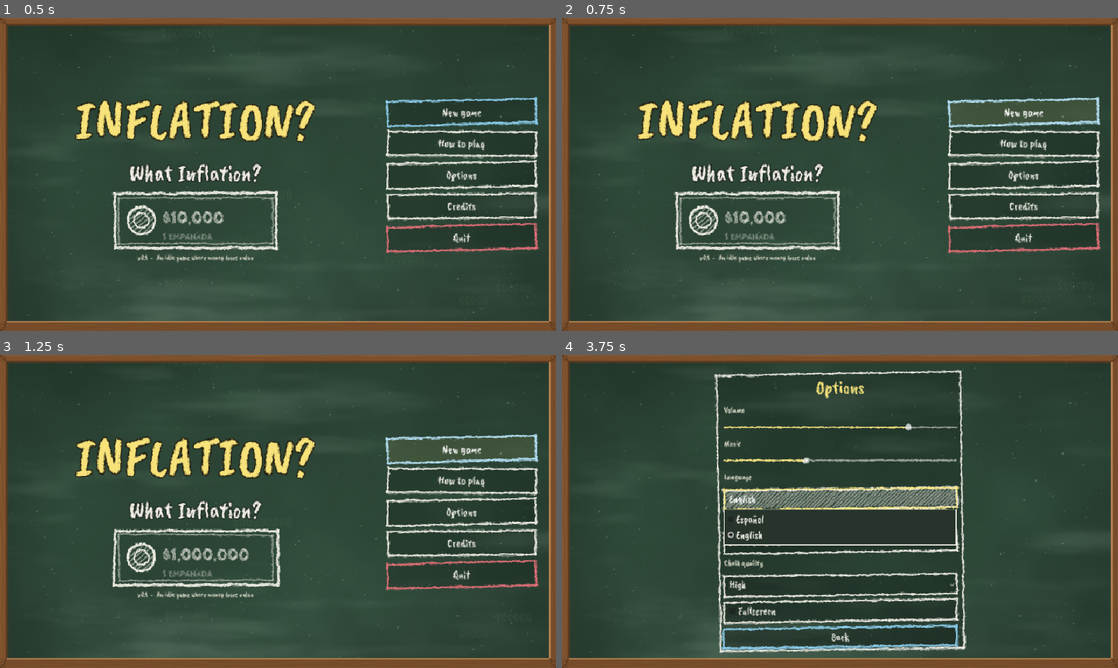
Above: before the commit, frames 1-4 (two rows, left to right).
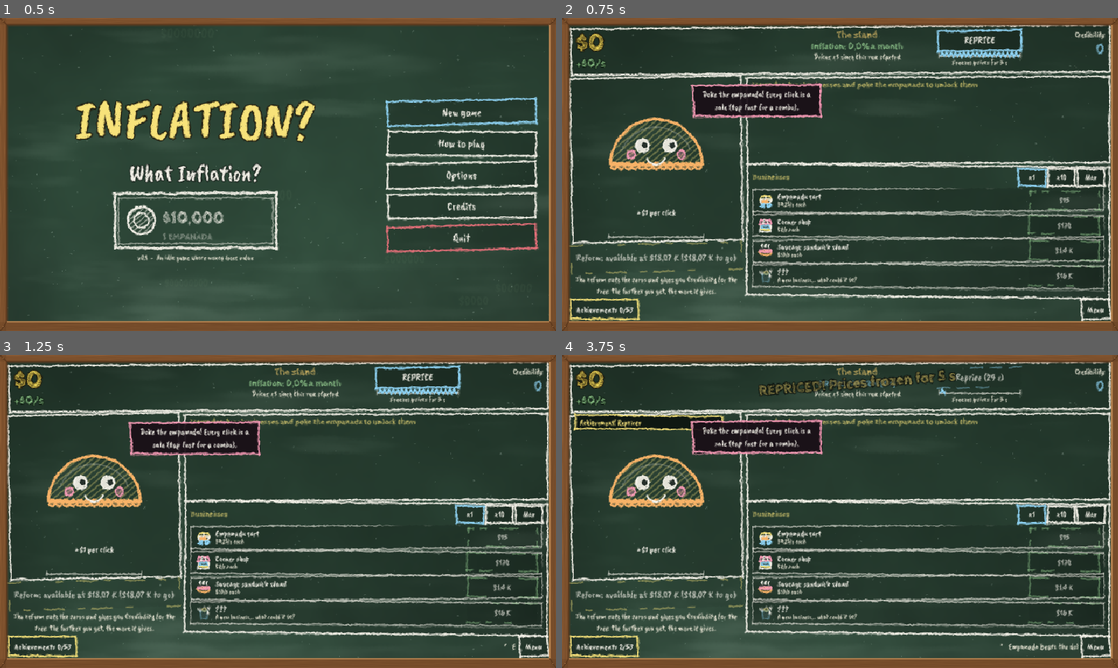
Above: after the commit, the same moments.

Repository: agusmoscato/INFLATION-What-Inflation-
Game: Godot game, scene res://scenes/Main.tscn
The game is run twice, just before and just after one commit, with the same random seed, the same clock (stepped at 60 frames per second) and the same inputs.
Inputs (mouse positions are in pixels of both pictures, inside the frame that each line leads up to):
- Up to frame 1 (0.5 s): no input
- Up to frame 2 (0.75 s): click "New game" at 0.5 s
- Up to frame 3 (1.25 s): no input
- Up to frame 4 (3.75 s): click (1023, 448) at 1.25 s, where only the run before the commit has a clickable "New game"; click (979, 376) at 2 s, where only the run after the commit has a clickable "REPRICE"; click (1029, 514) at 2.75 s, where only the run after the commit has a clickable "x1"; click (840, 498) at 3.5 s, where only the run before the commit has a clickable "English"

Frame 1 is identical in both runs. In frame 2, 27% of the frame differs, in the area x 1-99%, y 2-97%; in frame 3, 27%; in frame 4, 27%.
Error before the commit: Parse Error: Static function "upgrade_condition_text()" not found in base "EconomyLogic". (res://scripts/ui/game_screen.gd:729)

Commit message:
Mejoras que nunca se acaban: 8 niveles más por negocio (75 a 500 unidades), 7 de clic por total de clics, 10 sinergias de +1 % y campañas de publicidad sin fin; Próximas con condición; QA: nunca más de 20 s sin una mejora a tiro en la primera hora (punto 3)
Co-Authored-By: Claude Opus 5.5 <noreply@anthropic.com>

Diff:
--- a/data/balance.json
+++ b/data/balance.json
@@ -20,7 +20,7 @@
   "brake_soft": 0.7,
   "reach_s": 600.0,
   "reach_cps": 3.0,
-  "reveal_pace_early": 20.0,
+  "reveal_pace_early": 10.0,
   "reveal_pace": 2.0,
   "slow_runs": 3,
   "stuck_s": 15.0,
--- a/data/upgrades.json
+++ b/data/upgrades.json
@@ -128,5 +128,142 @@
       "cost": "5e9",
       "value": 2.0
     }
-  ]
+  ],
+  "per_business_levels": {
+    "owned": [
+      75,
+      100,
+      150,
+      200,
+      250,
+      300,
+      400,
+      500
+    ],
+    "units_cost": 50,
+    "mult": 2.0
+  },
+  "click_total": [
+    {
+      "id": "clickt_1",
+      "clicks": 1500,
+      "type": "click_mult",
+      "value": 2.0,
+      "cost_s": 45
+    },
+    {
+      "id": "clickt_2",
+      "clicks": 4000,
+      "type": "click_pct",
+      "value": 0.01,
+      "cost_s": 60
+    },
+    {
+      "id": "clickt_3",
+      "clicks": 8000,
+      "type": "click_mult",
+      "value": 2.0,
+      "cost_s": 75
+    },
+    {
+      "id": "clickt_4",
+      "clicks": 15000,
+      "type": "click_pct",
+      "value": 0.01,
+      "cost_s": 90
+    },
+    {
+      "id": "clickt_5",
+      "clicks": 25000,
+      "type": "click_mult",
+      "value": 3.0,
+      "cost_s": 105
+    },
+    {
+      "id": "clickt_6",
+      "clicks": 40000,
+      "type": "click_pct",
+      "value": 0.02,
+      "cost_s": 120
+    },
+    {
+      "id": "clickt_7",
+      "clicks": 60000,
+      "type": "click_mult",
+      "value": 3.0,
+      "cost_s": 120
+    }
+  ],
+  "synergy_small": [
+    {
+      "id": "syn_6",
+      "a": "kiosco",
+      "b": "choripan",
+      "pct": 0.01
+    },
+    {
+      "id": "syn_7",
+      "a": "empanadas",
+      "b": "choripan",
+      "pct": 0.01
+    },
+    {
+      "id": "syn_8",
+      "a": "choripan",
+      "b": "lavadero",
+      "pct": 0.01
+    },
+    {
+      "id": "syn_9",
+      "a": "kiosco",
+      "b": "panaderia",
+      "pct": 0.01
+    },
+    {
+      "id": "syn_10",
+      "a": "lavadero",
+      "b": "almacen",
+      "pct": 0.01
+    },
+    {
+      "id": "syn_11",
+      "a": "almacen",
+      "b": "remiseria",
+      "pct": 0.01
+    },
+    {
+      "id": "syn_12",
+      "a": "panaderia",
+      "b": "fabrica",
+      "pct": 0.01
+    },
+    {
+      "id": "syn_13",
+      "a": "fabrica",
+      "b": "imprenta",
+      "pct": 0.01
+    },
+    {
+      "id": "syn_14",
+      "a": "remiseria",
+      "b": "holding",
+      "pct": 0.01
+    },
+    {
+      "id": "syn_15",
+      "a": "imprenta",
+      "b": "holding",
+      "pct": 0.01
+    }
+  ],
+  "synergy_small_req": 5,
+  "synergy_small_cost_mult": "20",
+  "promo": {
+    "levels": 80,
+    "value": 1.03,
+    "first_req": 1,
+    "cost_s": 4.0,
+    "cost_growth": 1.08,
+    "names": 8
+  }
 }
--- a/scripts/core/economy_logic.gd
+++ b/scripts/core/economy_logic.gd
@@ -379,6 +379,13 @@
 			return business_available(m, def) and m.owned_count(u["biz"]) >= int(u["req"])
 		"click":
 			return m.run_clicks >= int(u["req"])
+		"clicktotal":
+			return m.clicks >= int(u["req"])
+		"promo":
+			var lvl: int = int(u["level"])
+			if lvl == 1:
+				return m.total_businesses() >= int(u["req"])
+			return m.upgrades.has("promo_%d" % (lvl - 1))
 		"syn":
 			return m.owned_count(u["biz"]) >= int(u["req"]) and m.owned_count(u["other"]) >= int(u["req"])
 		"global":
@@ -386,8 +393,12 @@
 	return false
 
 
+## Precio × P. Las de precio "en segundos de ingreso" (clic por total de clics, campañas) se ajustan a tu economía.
 static func upgrade_cost(m: GameModel, u: Dictionary) -> BigNumber:
-	return u["cost"].mul(cost_factor(m))
+	var c: BigNumber = u["cost"]
+	if u.has("cost_s"):
+		c = BigNumber.max_of(c, steady_income(m).mul_f(float(u["cost_s"])))
+	return c.mul(cost_factor(m))
 
 
 ## Ingreso "de todos los días": producción sin frenesí ni eventos más unos clics tranquilos por segundo.
@@ -417,15 +428,64 @@
 	return out
 
 
+## La condición que falta para que una mejora se desbloquee (para mostrar en "Próximas"). "" si ya está desbloqueada.
+static func upgrade_condition(m: GameModel, u: Dictionary) -> Dictionary:
+	match str(u["kind"]):
+		"biz", "syn":
+			return {"biz": str(u["biz"]), "n": int(u["req"]), "have": m.owned_count(u["biz"])}
+		"click":
+			return {"clicks": int(u["req"]), "have": m.run_clicks}
+		"clicktotal":
+			return {"clicks_total": int(u["req"]), "have": m.clicks}
+	return {}
+
+
+## Mejoras que se desbloquean pronto (falta poco de su condición), para "Próximas".
+static func soon_upgrades(m: GameModel, limit: int) -> Array:
+	var out: Array = []
+	for u in GameData.upgrades:
+		if m.upgrades.has(u["id"]) or upgrade_visible(m, u):
+			continue
+		var c: Dictionary = upgrade_condition(m, u)
+		if c.is_empty():
+			continue
+		var need: int = int(c.get("n", c.get("clicks", c.get("clicks_total", 0))))
+		var have: int = int(c["have"])
+		if str(u["kind"]) == "syn":
+			have = mini(m.owned_count(u["biz"]), m.owned_count(u["other"]))
+		if have >= need * 0.6 and (str(u["kind"]) != "biz" or business_available(m, GameData.businesses[GameData.business_idx[u["biz"]]])):
+			out.append(u)
+	out.sort_custom(func(a: Dictionary, b: Dictionary) -> bool: return a["cost"].lt(b["cost"]))
+	return out.slice(0, limit)
+
+
 ## "Próximas": desbloqueadas pero todavía lejos (más de `reach_s` de ingreso). Las más baratas primero.
 ## (Las que ya están al alcance esperan su turno sin mostrarse: aparecen de a una, como novedad.)
+## Después vienen las que se desbloquean pronto, con su condición ("a los 150 carritos").
 static func upcoming_upgrades(m: GameModel, limit: int = 4) -> Array:
 	var out: Array = []
 	for u in GameData.upgrades:
 		if upgrade_visible(m, u) and not m.revealed.has(u["id"]) and not upgrade_in_reach(m, u):
 			out.append(u)
-	out.sort_custom(func(a: Dictionary, b: Dictionary) -> bool: return a["cost"].lt(b["cost"]))
+	out.sort_custom(func(a: Dictionary, b: Dictionary) -> bool: return upgrade_cost(m, a).lt(upgrade_cost(m, b)))
+	if out.size() < limit:
+		out.append_array(soon_upgrades(m, limit - out.size()))
 	return out.slice(0, limit)
+
+
+## Texto de la condición que falta ("a los 150 carritos", "a los 4.000 clics"); "" si ya está desbloqueada.
+static func upgrade_condition_text(m: GameModel, u: Dictionary) -> String:
+	if upgrade_visible(m, u):
+		return ""
+	var c: Dictionary = upgrade_condition(m, u)
+	if c.has("biz"):
+		var other: String = (" y %d " % int(c["n"]) + TranslationServer.translate("biz.%s.pl" % u["other"]).to_lower()) if str(u["kind"]) == "syn" else ""
+		return TranslationServer.translate("ui.upg.cond_biz") % [int(c["n"]), TranslationServer.translate("biz.%s.pl" % c["biz"]).to_lower() + other]
+	if c.has("clicks"):
+		return TranslationServer.translate("ui.upg.cond_clicks") % int(c["clicks"])
+	if c.has("clicks_total"):
+		return TranslationServer.translate("ui.upg.cond_clicks_total") % int(c["clicks_total"])
+	return ""
 
 
 ## Revela la próxima mejora al alcance (la más barata). Devuelve su id o "".
@@ -549,6 +609,15 @@
 		if upgrade_shown(m, u) and upgrade_cost(m, u).le(m.money):
 			return true
 	return TreeLogic.any_affordable(m)
+
+
+## ¿Hay alguna mejora de la fila que se pueda comprar ya o juntando como mucho `secs` segundos de ingreso?
+static func any_upgrade_affordable(m: GameModel, secs: float = 0.0) -> bool:
+	var budget: BigNumber = m.money.add(steady_income(m).mul_f(secs))
+	for u in GameData.upgrades:
+		if upgrade_shown(m, u) and upgrade_cost(m, u).le(budget):
+			return true
+	return false
 
 
 static func cheapest_business(m: GameModel) -> BigNumber:
--- a/scripts/core/game_data.gd
+++ b/scripts/core/game_data.gd
@@ -116,12 +116,49 @@
 				"fx": {"type": "biz_mult", "value": float(t["mult"]), "biz": b["id"]},
 				"name_key": "upg.biz_" + str(t["suffix"]), "desc_key": "upg.biz.d", "icon": b["id"],
 			})
+	# niveles altos por negocio: x2 a las 75, 100, 150... unidades; cuestan ~50 unidades de ese nivel
+	var lv: Dictionary = ud["per_business_levels"]
+	for b in businesses:
+		var k: int = 5
+		for n in lv["owned"]:
+			_add_upgrade({
+				"id": "%s_%d" % [b["id"], k], "kind": "biz", "biz": b["id"], "req": int(n),
+				"cost": b["base_cost"].mul(BigNumber.from_float(1.15).pow_f(float(n))).mul_f(float(lv["units_cost"])),
+				"fx": {"type": "biz_mult", "value": float(lv["mult"]), "biz": b["id"]},
+				"name_key": "upg.biz_%d" % k, "desc_key": "upg.biz.d", "icon": b["id"],
+			})
+			k += 1
 	for c in ud["click"]:
 		_add_upgrade({
 			"id": c["id"], "kind": "click", "biz": "", "req": int(c["clicks"]),
 			"cost": BigNumber.from_string(str(c["cost"])),
 			"fx": {"type": str(c["type"]), "value": float(c["value"])},
 			"name_key": "upg." + str(c["id"]), "desc_key": "upg.%s.d" % c["id"], "icon": "empanada",
+		})
+	# de clic por el total de clics (en toda la partida); el precio se ajusta a tu ingreso
+	for c in ud["click_total"]:
+		_add_upgrade({
+			"id": c["id"], "kind": "clicktotal", "biz": "", "req": int(c["clicks"]),
+			"cost": BigNumber.from_float(100.0), "cost_s": float(c["cost_s"]),
+			"fx": {"type": str(c["type"]), "value": float(c["value"])},
+			"name_key": "upg." + str(c["id"]), "desc_key": "upg.%s.d" % c["id"], "icon": "empanada",
+		})
+	for s in ud["synergy_small"]:
+		var o2: Dictionary = businesses[business_idx[s["b"]]]
+		_add_upgrade({
+			"id": s["id"], "kind": "syn", "biz": s["a"], "other": s["b"], "req": int(ud["synergy_small_req"]),
+			"cost": o2["base_cost"].mul(BigNumber.from_string(str(ud["synergy_small_cost_mult"]))),
+			"fx": {"type": "synergy", "value": float(s["pct"]), "biz": s["a"], "other": s["b"]},
+			"name_key": "upg." + str(s["id"]), "desc_key": "upg.syn.d", "icon": s["a"],
+		})
+	# campañas de publicidad: nunca se acaban (todo x1,05; cada una cuesta más segundos de ingreso que la anterior)
+	var pr: Dictionary = ud["promo"]
+	for i in range(int(pr["levels"])):
+		_add_upgrade({
+			"id": "promo_%d" % (i + 1), "kind": "promo", "biz": "", "req": int(pr["first_req"]), "level": i + 1,
+			"cost": BigNumber.from_float(50.0), "cost_s": float(pr["cost_s"]) * pow(float(pr["cost_growth"]), float(i)),
+			"fx": {"type": "all_mult", "value": float(pr["value"])},
+			"name_key": "upg.promo_%d" % (i % int(pr["names"])), "desc_key": "upg.promo.d", "icon": "star",
 		})
 	for s in ud["synergy"]:
 		var other: Dictionary = businesses[business_idx[s["b"]]]
@@ -209,6 +246,8 @@
 static func upgrade_title(u: Dictionary) -> String:
 	if u["kind"] == "biz":
 		return TranslationServer.translate(u["name_key"]) % TranslationServer.translate("biz." + str(u["biz"]))
+	if u["kind"] == "promo":
+		return "%s (%d)" % [TranslationServer.translate(u["name_key"]), int(u["level"])]
 	return TranslationServer.translate(u["name_key"])
 
 
--- a/scripts/ui/main.gd
+++ b/scripts/ui/main.gd
@@ -480,6 +480,8 @@
 	var gap_at: float = 0.0
 	var first_reform: float = -1.0
 	var min_cred: int = 1 << 30
+	var last_upg: float = 0.0
+	var max_upg_gap: float = 0.0
 	var run_start: float = 0.0
 	var run1_time: float = -1.0
 	var run1_money: BigNumber = null
@@ -517,10 +519,16 @@
 				max_gap = gt - last_afford
 				gap_at = gt
 			last_afford = gt
+		if gt <= 3600.0 and EconomyLogic.any_upgrade_affordable(m, 20.0):
+			max_upg_gap = maxf(max_upg_gap, gt - last_upg)
+			last_upg = gt
+		var upg_before: int = m.upgrades.size()
 		var bought_before: int = m.total_businesses() + m.upgrades.size() + TreeLogic.count(m)
 		var s: Dictionary = bot.step(m, dt)
 		if m.total_businesses() + m.upgrades.size() + TreeLogic.count(m) > bought_before:
 			last_afford = gt
+		if m.upgrades.size() > upg_before and s.is_empty():
+			last_upg = gt
 		Economy.flush()
 		if not s.is_empty():
 			min_cred = mini(min_cred, int(s["cred"]))
@@ -557,6 +565,8 @@
 		failures.append("NO HUBO NINGUNA REFORMA EN %s" % _fmt_t(gt))
 	if max_gap > 20.0:
 		failures.append("PASARON %.0f s SIN PODER COMPRAR NI REFORMAR (hasta el %s; máximo 20 s)" % [max_gap, _fmt_t(gap_at)])
+	if max_upg_gap > 20.0:
+		failures.append("PASARON %.0f s SIN NINGUNA MEJORA A TIRO (comprable ya o juntando 20 s; máximo 20 s en la primera hora)" % max_upg_gap)
 	if min_cred < 5 and first_reform >= 0.0:
 		failures.append("UNA REFORMA DIO %d DE CREDIBILIDAD (mínimo 5)" % min_cred)
 	if run1_time > 0.0 and run2_reach > 0.0 and run2_reach >= run1_time:
--- a/scripts/ui/upgrade_icon.gd
+++ b/scripts/ui/upgrade_icon.gd
@@ -12,6 +12,7 @@
 var locked: bool = false
 var progress: float = 0.0          ## plata / precio (0..1) para la barrita
 var price_text: String = ""
+var cond_text: String = ""           ## "Próximas" que todavía no se desbloquean: la condición en lugar del precio
 var _t: float = 0.0
 
 
@@ -43,6 +44,8 @@
 static func short_name(u: Dictionary) -> String:
 	if str(u["kind"]) == "biz":
 		return TranslationServer.translate("upg.short.biz_" + str(u["id"]).get_slice("_", str(u["id"]).get_slice_count("_") - 1))
+	if str(u["kind"]) == "promo":
+		return GameData.upgrade_title(u)
 	return TranslationServer.translate(u["name_key"])
 
 
@@ -71,7 +74,7 @@
 			return TranslationServer.translate("upg.biz.d") % [TranslationServer.translate("biz." + str(u["biz"])), "x" + _num(float(fx["value"]))]
 		"syn":
 			return TranslationServer.translate("upg.syn.d") % [TranslationServer.translate("biz." + str(u["biz"])), int(round(float(fx["value"]) * 100.0)), TranslationServer.translate("biz." + str(u["other"]))]
-		"global":
+		"global", "promo":
 			return TranslationServer.translate("upg.glob.d") % ("x" + _num(float(fx["value"])))
 	return TranslationServer.translate(u["desc_key"])
 
@@ -101,7 +104,10 @@
 	draw_string(f, Vector2(x, 21), short_name(upg), HORIZONTAL_ALIGNMENT_LEFT, w, 15, Color(Chalk.WHITE, 0.95 * dim))
 	draw_string(body, Vector2(x, 41), effect(upg), HORIZONTAL_ALIGNMENT_LEFT, w, 16, Color(Chalk.YELLOW, dim))
 	var pc: Color = Chalk.GREEN if affordable and not locked else (Color(Chalk.WHITE, 0.5) if locked else Chalk.RED)
-	draw_string(f, Vector2(x, 61), price_text, HORIZONTAL_ALIGNMENT_LEFT, w, 15, pc)
+	if locked and cond_text != "":
+		draw_string(body, Vector2(x, 61), cond_text, HORIZONTAL_ALIGNMENT_LEFT, w, 14, Color(Chalk.PINK, 0.8))
+	else:
+		draw_string(f, Vector2(x, 61), price_text, HORIZONTAL_ALIGNMENT_LEFT, w, 15, pc)
 	# barrita hacia el precio
 	if not affordable and not locked:
 		var br: Rect2 = Rect2(Vector2(8, size.y - 9), Vector2(size.x - 16, 5))
--- a/tests/suites/test_economy.gd
+++ b/tests/suites/test_economy.gd
@@ -66,13 +66,15 @@
 	t.eq(EconomyLogic.visible_upgrades(mu).size(), 0, "las mejoras aparecen de a una, en el tick")
 	EconomyLogic.tick(mu, 2.5)
 	var vis: Array = EconomyLogic.visible_upgrades(mu)
-	t.check(vis.size() == 1 and vis[0]["id"] == "empanadas_1", "con 1 carrito aparece su primera mejora")
-	t.near(EconomyLogic.upgrade_cost(mu, vis[0]).to_float(), 90.0 * EconomyLogic.cost_factor(mu).to_float(), "la primera mejora del carrito cuesta $90")
+	t.check(vis.size() == 1, "aparece una mejora (la más barata al alcance)")
+	var e1: Dictionary = GameData.upgrades[GameData.upgrade_idx["empanadas_1"]]
+	t.near(EconomyLogic.upgrade_cost(mu, e1).to_float(), 90.0 * EconomyLogic.cost_factor(mu).to_float(), "la primera mejora del carrito cuesta $90")
+	mu.revealed["empanadas_1"] = true
 	mu.run_clicks = 15
 	EconomyLogic.tick(mu, 0.6)
-	t.eq(EconomyLogic.visible_upgrades(mu).size(), 1, "en las primeras vueltas, una mejora nueva cada 20 s como mucho")
-	EconomyLogic.tick(mu, 20.0)
-	t.eq(EconomyLogic.visible_upgrades(mu).size(), 2, "a los 20 s aparece la siguiente")
+	t.eq(EconomyLogic.visible_upgrades(mu).size(), 2, "en las primeras vueltas, una mejora nueva cada 10 s como mucho (la revelada + la del carrito)")
+	EconomyLogic.tick(mu, 10.0)
+	t.check(EconomyLogic.visible_upgrades(mu).size() >= 3, "a los 10 s aparece la siguiente")
 	var far: Dictionary = GameData.upgrades[GameData.upgrade_idx["click_3"]]
 	mu.run_clicks = 300
 	t.check(not EconomyLogic.upgrade_in_reach(mu, far), "una mejora a más de 10 minutos de ingreso no está al alcance")
@@ -85,7 +87,7 @@
 	t.near(EconomyLogic.income_per_sec(mu).to_float(), before * 2.0, "la mejora duplica el carrito")
 	t.check(EconomyLogic.buy_upgrade(mu, "click_1"), "mejora de clic a los 15 clics")
 	t.near(EconomyLogic.click_value(mu).to_float(), 2.0, "clic x2")
-	t.eq(GameData.upgrades.size(), 55, "55 mejoras")
+	t.eq(GameData.upgrades.size(), 232, "232 mejoras (12 niveles por negocio, 13 de clic, 15 sinergias, 4 globales, 80 campañas)")
 	# ---- inflación: atada al progreso de la vuelta, con freno y tope ----
 	var mi: GameModel = GameModel.new(8)
 	t.check(EconomyLogic.ln_limit(mi) <= 0.0, "sin producción el freno no deja subir los precios (12 clics no pagan el carrito de $15)")
--- a/tests/suites/test_save.gd
+++ b/tests/suites/test_save.gd
@@ -8,7 +8,7 @@
 	m.money = BigNumber.from_float(1e6)
 	EconomyLogic.buy_business(m, "empanadas", 10)
 	EconomyLogic.buy_business(m, "kiosco", 3)
-	EconomyLogic.tick(m, 2.5)
+	m.revealed["empanadas_1"] = true
 	EconomyLogic.buy_upgrade(m, "empanadas_1")
 	m.tree["neg_1"] = true
 	m.tree["fig_1"] = true
--- a/tools/simulate.gd
+++ b/tools/simulate.gd
@@ -20,6 +20,7 @@
 const FULL_MIN: Array = [180.0, 240.0]
 const FIRST_CRED: Array = [5.0, 10.0]
 const MAX_GAP_S: float = 20.0
+const MAX_UPG_GAP_S: float = 20.0   ## en la primera hora, nunca más de 20 s sin una mejora que se pueda pagar ya o juntando 20 s
 const MIN_CRED: int = 5
 const SPEEDUP_10: float = 5.0       ## la vuelta 10 llega a la plata de la vuelta 1 en <= 1/5 del tiempo
 const SPEEDUP_2: float = 2.0        ## la vuelta 2, en menos de la mitad
@@ -82,6 +83,9 @@
 	var final_min: float = -1.0
 	var full_min: float = -1.0
 	var last_ok_t: float = 0.0
+	var last_upg_t: float = 0.0
+	var max_upg_gap: float = 0.0
+	var upg_gap_at: float = 0.0
 	var max_gap: float = 0.0
 	var gap_at: float = 0.0
 	var run1_target: BigNumber = null
@@ -103,12 +107,20 @@
 				max_gap = t - last_ok_t
 				gap_at = t
 			last_ok_t = t
+		if t <= 3600.0 and EconomyLogic.any_upgrade_affordable(m, 20.0):
+			if t - last_upg_t > max_upg_gap:
+				max_upg_gap = t - last_upg_t
+				upg_gap_at = t
+			last_upg_t = t
+		var upg_before: int = m.upgrades.size()
 		var bought_before: int = m.total_businesses() + m.upgrades.size() + TreeLogic.count(m)
 		if trace and t - last_ok_t > 20.0 and int(t / STEP) % 20 == 0:
 			print("    ESPERA %.0f s (min %.1f) vuelta %d (%.0f s) plata=%s $/s=%s P=%.2f más barato=%s puede reformar=%s meta=%s ganado=%s" % [t - last_ok_t, t / 60.0,
 				m.run_index, m.run_time, m.money.format(), EconomyLogic.income_per_sec(m).format(), EconomyLogic.price_level(m).to_float(),
 				EconomyLogic.cheapest_business(m).format(), str(EconomyLogic.can_reform(m)), EconomyLogic.reform_target(m).format(), m.run_earned.format()])
 		var s: Dictionary = bot.step(m, STEP)
+		if m.upgrades.size() > upg_before and s.is_empty():
+			last_upg_t = t
 		if m.total_businesses() + m.upgrades.size() + TreeLogic.count(m) > bought_before:
 			last_ok_t = t          # compró algo en este paso (la plata del clic llegó y la gastó enseguida)
 		if first_min_run and s.is_empty():
@@ -164,6 +176,11 @@
 	var r10: float = float(reach_times.get(10, -1.0))
 	checks.append({"name": "Máxima espera sin poder comprar ni reformar (s)", "value": max_gap, "target": "<= %d" % int(MAX_GAP_S),
 		"ok": max_gap <= MAX_GAP_S, "note": "en el min %.1f" % (gap_at / 60.0)})
+	if t - last_upg_t > max_upg_gap and last_upg_t < 3600.0:
+		max_upg_gap = minf(t, 3600.0) - last_upg_t
+		upg_gap_at = minf(t, 3600.0)
+	checks.append({"name": "Máxima espera sin mejora a tiro (<= 20 s de ingreso), 1.ª hora (s)", "value": max_upg_gap, "target": "<= %d" % int(MAX_UPG_GAP_S),
+		"ok": max_upg_gap <= MAX_UPG_GAP_S, "note": "en el min %.1f" % (upg_gap_at / 60.0)})
 	checks.append({"name": "Vuelta 2 llega a la plata de la vuelta 1 (s)", "value": r2, "target": "< %.0f (1/2 de %.0f)" % [r1 / SPEEDUP_2, r1],
 		"ok": r2 > 0.0 and r1 > 0.0 and r2 * SPEEDUP_2 < r1, "note": ""})
 	checks.append({"name": "Credibilidad mínima en una reforma", "value": float(min_cred), "target": ">= %d" % MIN_CRED,
Not shown, changed: i18n/v2.txt
